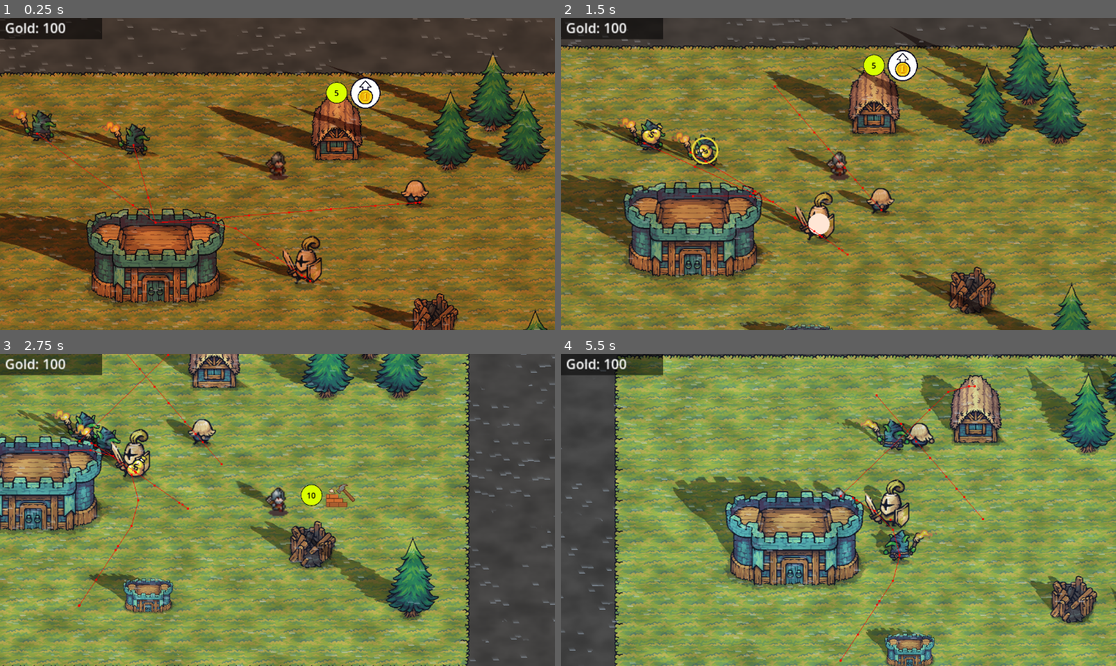
Above: before the commit, frames 1-4 (two rows, left to right).
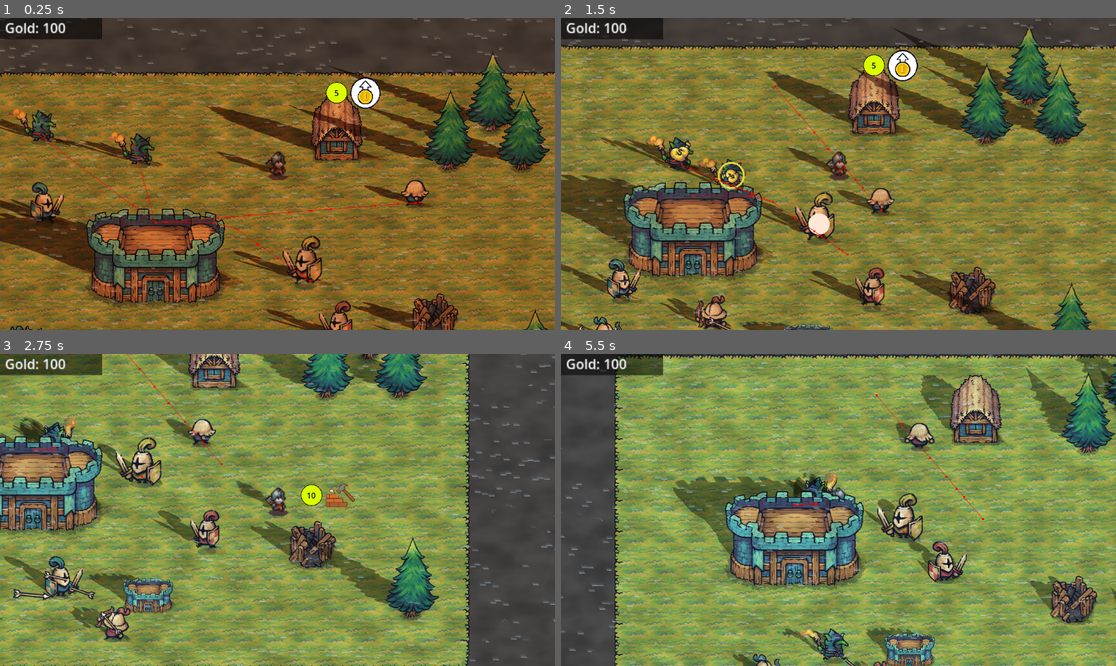
Above: after the commit, the same moments.

Repository: achotai2/battle-game-2D-proto
Game: Godot game, scene res://Scenes/main.tscn
Two runs of this game, one before a commit and one after it. Both use one fixed random seed, a clock stepped at 60 frames per second and the inputs below.
Inputs (mouse positions are in pixels of both pictures, inside the frame that each line leads up to):
- Up to frame 1 (0.25 s): no input
- Up to frame 2 (1.5 s): move the mouse to (960, 158) at 0.52 s; hold Right (move_right) 0.53-1.28 s; tap Ctrl (attack) at 0.6, 1.35 s; move the mouse to (727, 189) at 1.27 s; hold S (move_down) from 1.28 s (still down)
- Up to frame 3 (2.75 s): move the mouse to (333, 441) at 2.02 s; release S (move_down) at 2.03 s; hold Right (move_right) from 2.03 s (still down); click (333, 441) at 2.1 s; tap Ctrl (attack) at 2.3 s
- Up to frame 4 (5.5 s): move the mouse to (810, 572) at 2.77 s; release Right (move_right) at 2.78 s; hold W (move_up) 2.78-3.53 s; tap Space (interact) at 2.85 s; tap Ctrl (attack) at 3.05, 3.6, 4.35, 5.3 s; move the mouse to (1005, 556) at 3.52 s; hold A (move_left) 3.53-5.03 s; move the mouse to (672, 463) at 4.27 s; move the mouse to (866, 510) at 5.02 s; hold S (move_down) from 5.03 s (still down); click (866, 510) at 5.1 s

The runs differ from the first frame. In frame 1, 2.3% of the frame differs, in the area x 0-64%, y 33-100%; in frame 2, 4.9%; in frame 3, 5.1%, in the area x 0-40%, y 0-93%; in frame 4, 4.7%.

Commit message:
Restructuring weapons. Anything that commands movement needs to uncommand it.

Diff:
--- a/Scenes/Units/Player.tscn
+++ b/Scenes/Units/Player.tscn
@@ -69,6 +69,7 @@
 
 [node name="Health" type="Node" parent="."]
 script = ExtResource("7_52ee3")
+defense = 100
 metadata/_custom_type_script = "uid://c2guvnr3dtafe"
 
 [node name="WeaponSword" parent="." instance=ExtResource("7_bhhdu")]
--- a/Scenes/main.tscn
+++ b/Scenes/main.tscn
@@ -15,6 +15,8 @@
 [ext_resource type="Shader" uid="uid://clbugf03j2rkc" path="res://Scripts/Shaders/cloud.gdshader" id="13_fdnlq"]
 [ext_resource type="Script" uid="uid://bvlh6f3r7x1kb" path="res://Scripts/Resources/point_light_2d.gd" id="14_jkdf5"]
 [ext_resource type="Shader" uid="uid://d1flwqvfy5jwu" path="res://Scripts/Shaders/rain.gdshader" id="14_wsu2k"]
+[ext_resource type="PackedScene" uid="uid://dvgilnkmeqdfu" path="res://Scenes/Units/archer.tscn" id="16_h1bgf"]
+[ext_resource type="PackedScene" uid="uid://sy3ke7fhk1uv" path="res://Scenes/Units/soldier.tscn" id="17_b3802"]
 
 [sub_resource type="TileSetAtlasSource" id="TileSetAtlasSource_6bp64"]
 texture = ExtResource("1_jjgbg")
@@ -303,6 +305,22 @@
 player = 1
 castle = NodePath("../../NavigationRegion2D/Buildings/Castle")
 
+[node name="Archer" parent="EnvironmentalObjects/Units" instance=ExtResource("16_h1bgf")]
+position = Vector2(229, 520)
+player = 2
+
+[node name="Archer2" parent="EnvironmentalObjects/Units" instance=ExtResource("16_h1bgf")]
+position = Vector2(-19, 454)
+player = 1
+
+[node name="Soldier" parent="EnvironmentalObjects/Units" instance=ExtResource("17_b3802")]
+position = Vector2(646, 460)
+player = 2
+
+[node name="Soldier2" parent="EnvironmentalObjects/Units" instance=ExtResource("17_b3802")]
+position = Vector2(10, 132)
+player = 1
+
 [node name="Trees" type="Node2D" parent="EnvironmentalObjects"]
 y_sort_enabled = true
 
--- a/Scripts/AgentNodes/agent_move.gd
+++ b/Scripts/AgentNodes/agent_move.gd
@@ -88,7 +88,6 @@
 # --- Public control API ---
 
 func tick(delta: float) -> void:
-	print(get_parent().name, ", ", _order_type)
 	if is_frozen():
 		move_with_velocity(Vector2.ZERO, delta)
 		return
--- a/Scripts/AgentNodes/player_controls.gd
+++ b/Scripts/AgentNodes/player_controls.gd
@@ -100,7 +100,10 @@
 
 
 func _attacking() -> bool:
-	return attackNode.am_i_attacking()
+	if attackNode:
+		return attackNode.am_i_attacking()
+	else:
+		return false
 
 
 func _interacting() -> bool:
--- a/Scripts/Weapons/weapon_melee_base.gd
+++ b/Scripts/Weapons/weapon_melee_base.gd
@@ -19,6 +19,7 @@
 var _owner_agent: Node
 var _current_target: Node2D = null
 var _attack_paused: bool = false
+var _attacking: bool = false
 
 
 func _ready() -> void:
@@ -41,12 +42,28 @@
 
 
 func pause_attack(priority: int = 5) -> void:
+	# Called by player controls node
 	_attack_paused = true
 
 
 func restart_attack(priority: int = 5) -> void:
+	# Called by player controls node
 	_attack_paused = false
+	if _current_target == null and tracking.get_target():
+		_current_target = tracking.get_target()
 	_try_attack()
+
+
+func _cancel_attack() -> void:
+	# Called whenever attack is finished or target lost.
+	_current_target = null
+
+	if is_instance_valid(movement) and _attacking:
+		movement.clear_movement_order(attack_priority)
+
+	cooldown.stop()
+	attack_delay.stop() # prevent firing while player is moving
+	_attacking = false
 
 
 func _on_target_changed(t: Node2D) -> void:
@@ -55,29 +72,27 @@
 
 
 func _on_target_lost() -> void:
-	_current_target = null
+	_cancel_attack()
 
 
 func am_i_attacking() -> bool:
-	return not cooldown.is_stopped()
+	return _attacking
 
 
 func _try_attack() -> void:
-	if _attack_paused:
-		return
 	if _current_target == null:
+		_cancel_attack()
 		return
 	if not is_instance_valid(_current_target):
-		_current_target = null
-		return
-	if not cooldown.is_stopped():
-		return
-	if not attack_delay.is_stopped():
+		_cancel_attack()
 		return
 
-	if is_instance_valid(movement) and movement.command_start_attack(_current_target, attack_priority):
+	if not _attack_paused and is_instance_valid(movement) and movement.command_start_attack(_current_target, attack_priority):
+		_attacking = true
 		cooldown.start()
 		attack_delay.start()
+	else:
+		_cancel_attack()
 
 
 func _on_attack_delay_timeout() -> void:
--- a/Scripts/Weapons/weapon_ranged_base.gd
+++ b/Scripts/Weapons/weapon_ranged_base.gd
@@ -28,6 +28,7 @@
 var _current_target: Node2D = null
 var _projectile_parent: Node = null
 var _attack_paused: bool = false
+var _attacking: bool = false
 
 
 func _ready() -> void:
@@ -53,12 +54,7 @@
 
 func pause_attack(priority: int = 5) -> void:
 	# Called by player controls node
-	if cooldown.is_stopped():
-		_attack_paused = true
-		cooldown.stop()
-		attack_delay.stop() # prevent firing while player is moving
-		if is_instance_valid(movement):
-			movement.clear_movement_order(priority)
+	_attack_paused = true
 
 
 func restart_attack(priority: int = 5) -> void:
@@ -69,35 +65,45 @@
 	_try_attack()
 
 
+func _cancel_attack() -> void:
+	# Called whenever attack is finished or target lost.
+	_current_target = null
+
+	if is_instance_valid(movement) and _attacking:
+		movement.clear_movement_order(attack_priority)
+
+	cooldown.stop()
+	attack_delay.stop() # prevent firing while player is moving
+	_attacking = false
+
+
 func _on_target_changed(t: Node2D) -> void:
 	_current_target = t
 	_try_attack()
 
 
 func _on_target_lost() -> void:
-	_current_target = null
+	_cancel_attack()
 
 
 func _try_attack() -> void:
-	if _attack_paused:
-		return
 	if _current_target == null:
+		_cancel_attack()
 		return
 	if not is_instance_valid(_current_target):
-		_current_target = null
-		return
-	if not cooldown.is_stopped():
-		return
-	if not attack_delay.is_stopped():
+		_cancel_attack()
 		return
 
 	# Optional: only fire if we have a projectile scene
 	if projectile_scene == null:
 		return
 
-	if is_instance_valid(movement) and movement.command_start_attack(_current_target, attack_priority):
+	if not _attack_paused and is_instance_valid(movement) and movement.command_start_attack(_current_target, attack_priority):
+		_attacking = true
 		cooldown.start()
 		attack_delay.start()
+	else:
+		_cancel_attack()
 
 
 func _on_attack_delay_timeout() -> void:
@@ -171,6 +177,10 @@
 	return scene
 
 
+func am_i_attacking() -> bool:
+	return _attacking
+
+
 func attack_animation_finished() -> void:
 	pass
 
Not shown: 1 places in Scenes/main.tscn that only renumber resources
Not shown, added: Scripts/Benchmarks/benchmark_call.gd.uid
